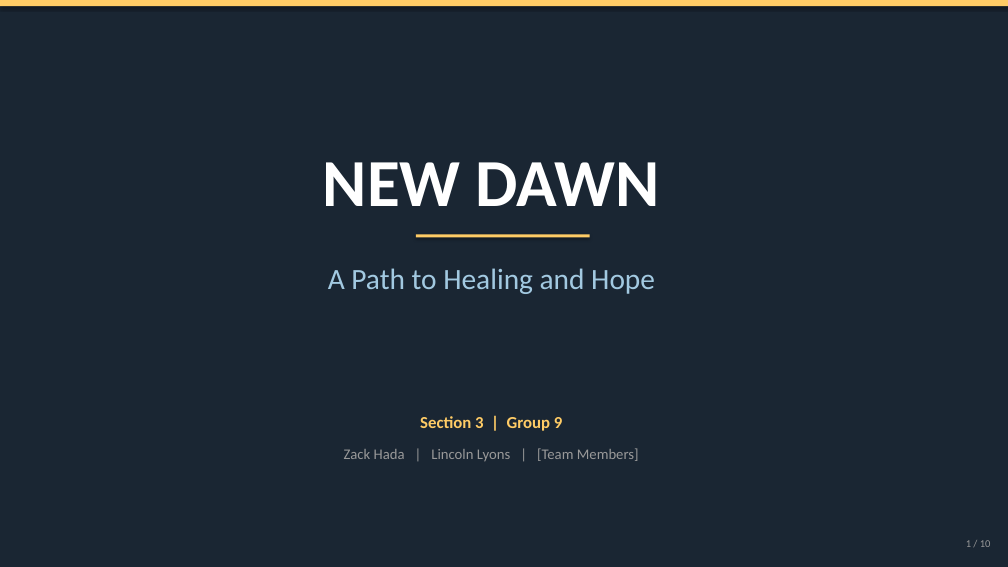
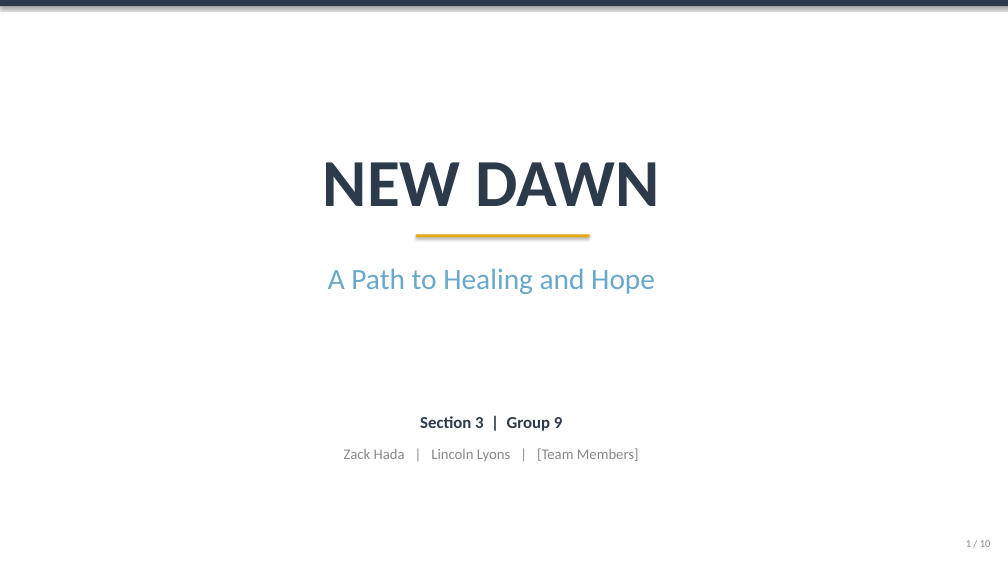
Before and after one commit to linklyns/New-Dawn, a slide deck: slide 1 of presentation/New_Dawn_Presentation.pptx. Drawn at 1008x567 pixels with LibreOffice and Linux fonts; fonts in the diff are those of the drawing. Boxes give left, top, right and bottom in pixels: in the first picture for what was removed or moved away, otherwise in the second. Text is boxed around its words. In the diff, an @@ line names an element or a change of style, - is before the commit and + after.

```diff
--- a/presentation/New_Dawn_Presentation.pptx
+++ b/presentation/New_Dawn_Presentation.pptx
@@ background #1A2633 to #FFFFFF @@
@@ rectangle at (0, 0, 1008, 6): fill #FFCC66 to #2D3A4A @@
@@ text "NEW DAWN" at (323, 162, 660, 206): text colour #FFFFFF to #2D3A4A @@
@@ rectangle at (416, 234, 590, 237): fill #FFCC66 to #E6A817 @@
@@ text "A Path to Healing and ..." at (328, 268, 655, 294): text colour #A2C9E1 to #6AA8CB @@
@@ text "Section 3 | Group 9" at (420, 416, 562, 431): text colour #FFCC66 to #2D3A4A @@
@@ text "Zack Hada | Lincoln Lyons ..." at (344, 448, 639, 461): text colour #999999 to #888888 @@
@@ text "1 / 10" at (966, 540, 991, 547): text colour #999999 to #888888 @@
```
Also in this commit, not shown: 8 other slides changed, 1 slide added, 1 slide removed, 1 other file.
